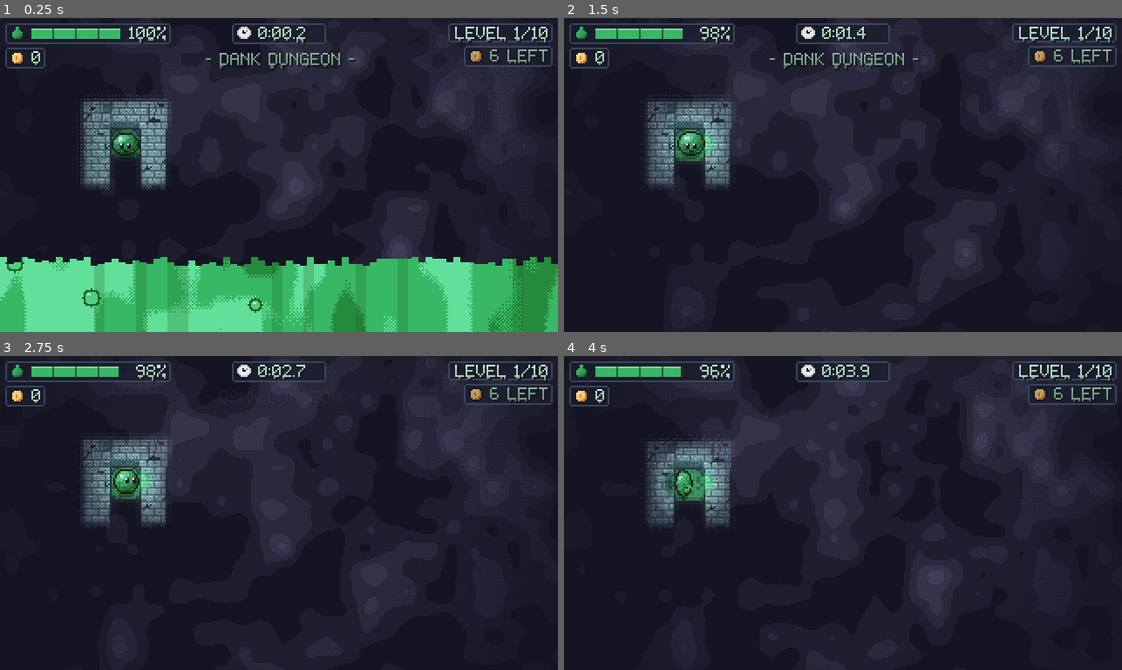
Above: before the commit, frames 1-4 (two rows, left to right).
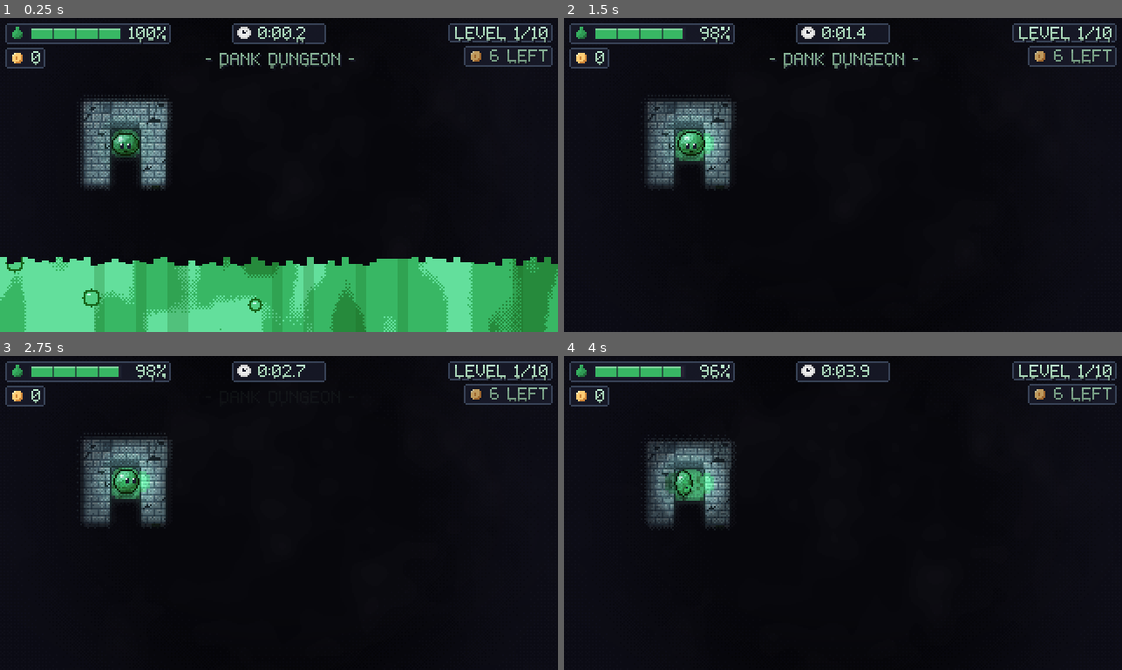
Above: after the commit, the same moments.

Repository: AveryBlue-GD/slime-time
Game: Godot game, scene res://scenes/main.tscn
Same seed, same stepped clock (60 frames per second), same inputs: the game is played once before the commit and once after it. This scene is started directly instead of the project's main scene.
Inputs (mouse positions are in pixels of both pictures, inside the frame that each line leads up to):
- Up to frame 1 (0.25 s): no input
- Up to frame 2 (1.5 s): tap Enter at 0.5 s; move the mouse to (965, 159) at 0.52 s; hold D (move_right) 0.53-1.25 s; tap F (interact) at 0.6 s; click (965, 159) at 0.67 s; tap Space (jump) at 0.77, 1.07 s; drag from (731, 190) to (815, 237) at 1.27 s
- Up to frame 3 (2.75 s): move the mouse to (334, 443) at 2.02 s; hold D (move_right) from 2.03 s (still down); tap J at 2.1 s
- Up to frame 4 (4 s): release D (move_right) at 2.75 s; drag from (815, 575) to (675, 465) at 2.77 s; move the mouse to (1010, 560) at 3.52 s; hold A (move_left) from 3.53 s (still down); tap F (interact) at 3.6 s; tap Space (jump) at 3.77 s

The runs differ from the first frame. In frame 1, 37% of the frame differs, in the area x 0-100%, y 0-79%; in frame 2, 47%; in frame 3, 48%, in the area x 0-100%, y 0-100%; in frame 4, 48%.

Commit message:
Polish quick wins 1-3: near-black fog with light falloff and vignette, trail glow, warmer chalice glow, darker hub floor
Co-Authored-By: Claude Sonnet 5.5 <noreply@anthropic.com>

Diff:
--- a/assets/shaders/fog.gdshader
+++ b/assets/shaders/fog.gdshader
@@ -29,6 +29,15 @@
 uniform vec4 hole = vec4(0.0);
 uniform vec4 fog_deep = vec4(0.078, 0.078, 0.133, 1.0);
 uniform vec4 fog_mist = vec4(0.247, 0.239, 0.341, 1.0);
+// The slime's world position (px) and light: the mist is crushed toward black (only a faint tint
+// is left in its highlights), already-lit cells dim a little with distance from the slime, and
+// the screen edges fall off into a vignette. One vec2, no arrays.
+uniform vec2 slime_px = vec2(0.0);
+uniform vec2 view_center = vec2(0.0);
+uniform float mist_gain = 0.22;
+uniform float far_dim = 0.22;
+uniform float light_inner = 26.0;
+uniform float light_outer = 90.0;
 
 
 // The 4x4 Bayer dither matrix (0, 8, 2, 10 / 12, 4, 14, 6 / 3, 11, 1, 9 / 15, 7, 13, 5) worked
@@ -107,7 +116,17 @@
 	// A third, much larger and slower layer swells the mist in broad patches for depth.
 	float swell = value_noise(pixel / 90.0 + vec2(now * 0.03, -now * 0.02));
 	float band = floor(n * n * 5.0 * (0.7 + 0.6 * swell)) / 4.0;
-	vec3 rgb = mix(fog_deep.rgb, fog_mist.rgb, clamp(band, 0.0, 1.0));
+	vec3 rgb = mix(fog_deep.rgb * 0.35, fog_mist.rgb * mist_gain, clamp(band, 0.0, 1.0));
+
+	// Light falloff: lit ground far from the slime dims toward the fog (never fully), and a
+	// soft vignette darkens everything toward the edges of the view.
+	float d = distance(world_px, slime_px);
+	float falloff = smoothstep(light_inner, light_outer, d);
+	alpha = max(alpha, far_dim * falloff * step(alpha, 0.999));
+	float vd = length((world_px - view_center) / vec2(176.0, 100.0));
+	float vig = smoothstep(0.55, 1.15, vd) * 0.5;
+	alpha = max(alpha, vig * step(alpha, 0.999));
+	rgb = mix(rgb, vec3(0.0), vig * step(0.999, alpha));
 
 	COLOR = vec4(rgb, alpha);
 }
--- a/assets/shaders/hub_room.gdshader
+++ b/assets/shaders/hub_room.gdshader
@@ -64,7 +64,7 @@
 		+ value_noise(pixel / 12.0 - vec2(now * 0.2, now * 0.07)) * 0.35;
 	float swell = value_noise(pixel / 90.0 + vec2(now * 0.03, -now * 0.02));
 	float band = floor(n * n * 5.0 * (0.7 + 0.6 * swell)) / 4.0;
-	return mix(fog_deep.rgb, fog_mist.rgb, clamp(band, 0.0, 1.0));
+	return mix(fog_deep.rgb * 0.35, fog_mist.rgb * 0.25, clamp(band, 0.0, 1.0));
 }
 
 float rim_inner(float plan_angle) {
@@ -162,6 +162,9 @@
 	}
 	if (d > 1.0 && col == background.rgb) {
 		col = mist(floor(px));  // outside the room (and its drips): fog
+	} else if (d <= 1.0) {
+		// Darker floor, a bit more toward the rim, so the stations pop.
+		col *= 0.8 - 0.12 * smoothstep(0.5, 1.0, d);
 	}
 	COLOR = vec4(col, 1.0);
 }
--- a/scripts/chalice.gd
+++ b/scripts/chalice.gd
@@ -4,8 +4,8 @@
 ## the fog, so once found it shines through the mist).
 
 const SPARKLE_FPS := 5.0
-const GLOW_COLOR := Color(1.0, 0.8, 0.45)
-const GLOW_STRENGTH := 0.35
+const GLOW_COLOR := Color(1.0, 0.72, 0.28)
+const GLOW_STRENGTH := 0.55
 const PULSE_SPEED := 2.5
 
 var _time := 0.0
@@ -15,7 +15,7 @@
 
 
 func _ready() -> void:
-	_glow = Fx.make_light(56, Color(GLOW_COLOR, GLOW_STRENGTH))
+	_glow = Fx.make_light(72, Color(GLOW_COLOR, GLOW_STRENGTH))
 	_glow.z_index = -1
 	add_child(_glow)
 	move_child(_glow, 0)
@@ -24,4 +24,4 @@
 func _process(delta: float) -> void:
 	_time += delta
 	sprite.frame = int(_time * SPARKLE_FPS) % sprite.hframes
-	_glow.modulate.a = GLOW_STRENGTH * (0.75 + 0.25 * sin(_time * PULSE_SPEED))
+	_glow.modulate.a = GLOW_STRENGTH * (0.7 + 0.3 * sin(_time * PULSE_SPEED))
--- a/scripts/game.gd
+++ b/scripts/game.gd
@@ -61,6 +61,8 @@
 const SHAKE_TIME := 0.25
 const SHAKE_MAX := 3.0
 ## The slime's own soft light on the floor and walls around it (diameter px, strength 0-1).
+## Strength of the additive halo over the goo trail.
+const TRAIL_GLOW := 0.3
 const SLIME_LIGHT_SIZE := 112
 const SLIME_LIGHT_STRENGTH := 0.22
 ## Camera look-ahead: leads the slime by its velocity * LOOK_AHEAD_TIME, up to LOOK_AHEAD_MAX px.
@@ -304,6 +306,12 @@
 	fog_material.set_shader_parameter("now", elapsed)
 	(outer_fog.material as ShaderMaterial).set_shader_parameter("now", elapsed)
 	slime_light.position = (slime.position + slime.sprite.position).round()
+	fog_material.set_shader_parameter("slime_px", slime_light.position)
+	var view_center := get_viewport().get_canvas_transform().affine_inverse() * (get_viewport_rect().size * 0.5)
+	fog_material.set_shader_parameter("view_center", view_center.round())
+	var outer_material := outer_fog.material as ShaderMaterial
+	outer_material.set_shader_parameter("slime_px", slime_light.position)
+	outer_material.set_shader_parameter("view_center", view_center.round())
 	if rainbow:
 		slime_light.modulate = Color(hud.goo_color, SLIME_LIGHT_STRENGTH)
 	_lead_camera(_delta)
@@ -540,6 +548,7 @@
 	trail_sprite.scale = Vector2(FOG_CELL, FOG_CELL)
 	fog_sprite.position = -BORDER_PX
 	trail_sprite.position = -BORDER_PX
+	_build_trail_glow()
 
 	var fog_material := ShaderMaterial.new()
 	fog_material.shader = preload("res://assets/shaders/fog.gdshader")
@@ -559,6 +568,22 @@
 	slime_light = Fx.make_light(SLIME_LIGHT_SIZE + int(light_reach * 2.0), Color(skin_color, SLIME_LIGHT_STRENGTH))
 	slime_light.z_index = 5
 	add_child(slime_light)
+
+
+## An additive, smoothed copy of the trail drawn over it (child of the trail sprite, same
+## texture, so it updates with it): the 2 px cells blur into a faint halo and the goo glows.
+func _build_trail_glow() -> void:
+	for old in trail_sprite.get_children():
+		old.queue_free()
+	var glow := Sprite2D.new()
+	glow.texture = trail_sprite.texture
+	glow.centered = false
+	glow.texture_filter = CanvasItem.TEXTURE_FILTER_LINEAR
+	var material := CanvasItemMaterial.new()
+	material.blend_mode = CanvasItemMaterial.BLEND_MODE_ADD
+	glow.material = material
+	glow.modulate = Color(1, 1, 1, TRAIL_GLOW)
+	trail_sprite.add_child(glow)
 
 
 ## Fog beyond the maze and its border ring: one unrevealed cell stretched over a wide area,
Binary file added: docs/polish-shots/after_hub.png
Binary file added: docs/polish-shots/after_l1.png
Binary file added: docs/polish-shots/after_l10.png
Binary file added: docs/polish-shots/after_l5.png
Binary file added: docs/polish-shots/before_hub.png
Binary file added: docs/polish-shots/before_l1.png
Binary file added: docs/polish-shots/before_l10.png
Binary file added: docs/polish-shots/before_l5.png
Not shown, added: docs/polish-research.md
